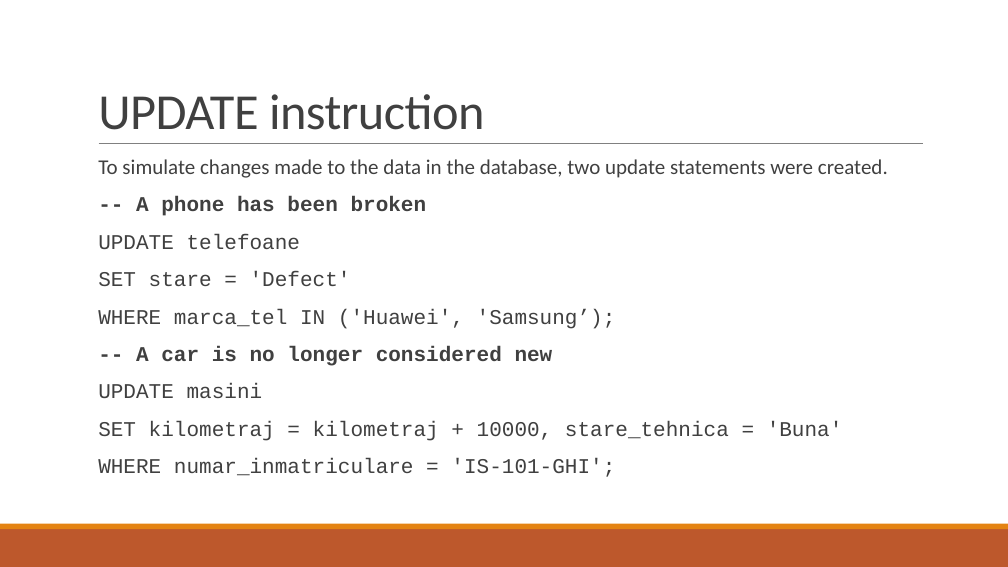
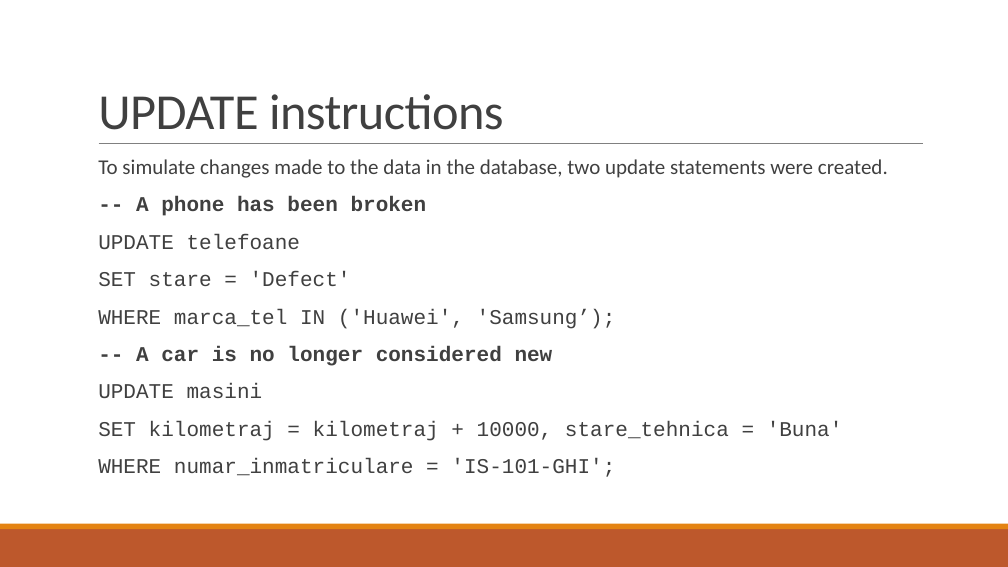
Before and after one commit to StefanG09/Database-Project, a slide deck: slide 13 of Project_EN.pptx. Drawn at 1008x567 pixels with LibreOffice and Linux fonts; fonts in the diff are those of the drawing. Boxes give left, top, right and bottom in pixels: in the first picture for what was removed or moved away, otherwise in the second. Text is boxed around its words. In the diff, an @@ line names an element or a change of style, - is before the commit and + after.

```diff
--- a/Project_EN.pptx
+++ b/Project_EN.pptx
@@ title at box(98, 94, 504, 130): text changed @@
-UPDATE instruction
+UPDATE instructions
```
Also in this commit, not shown: 3 other slides changed, 1 other file.
